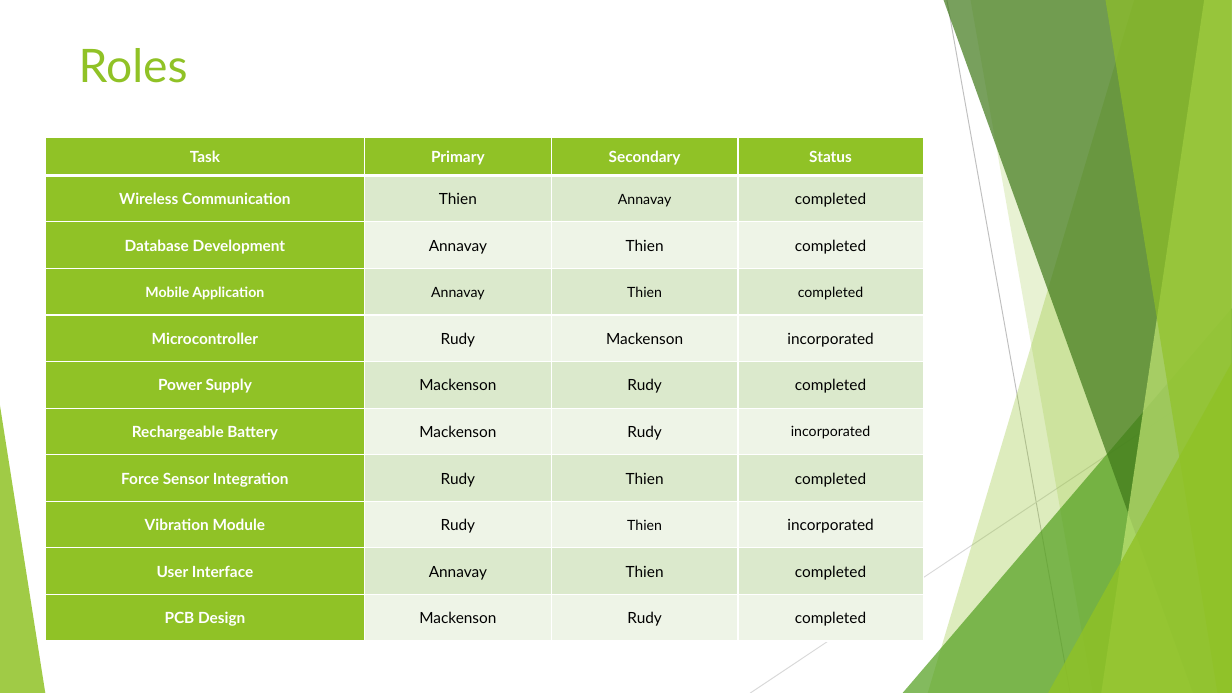
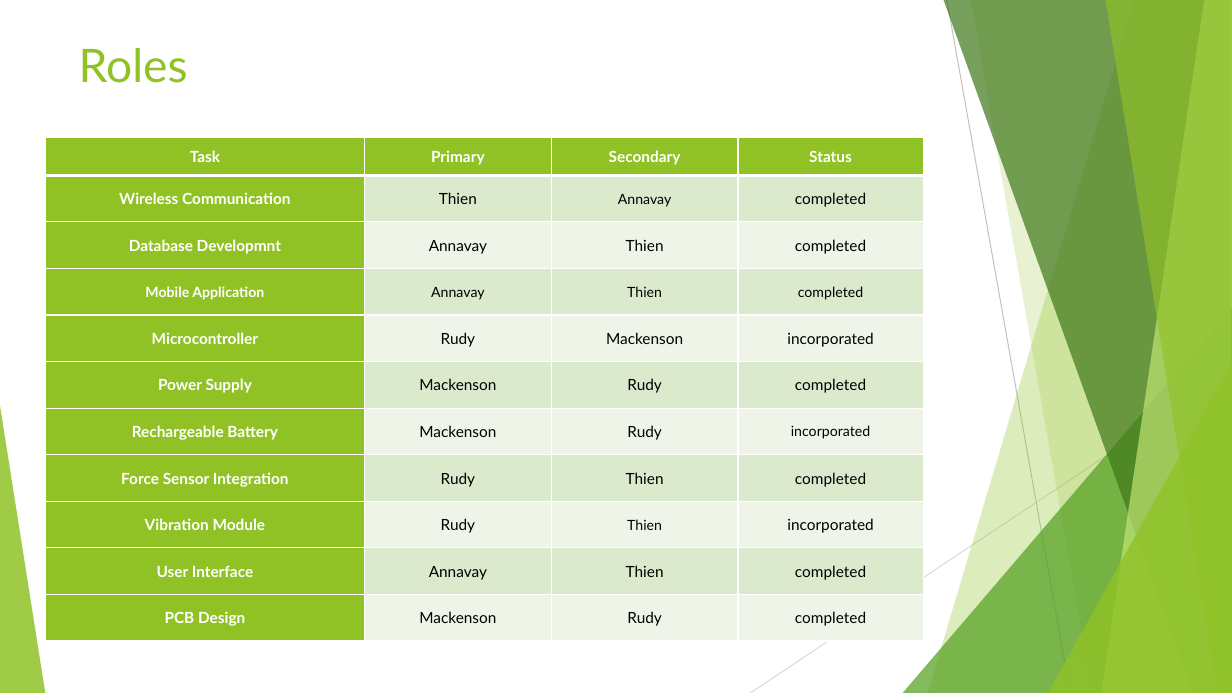
Before and after one commit to annavaykean/seniordesign_protoype, a slide deck: slide 31 of FinalPresentation.pptx (slide 32 before the commit). Drawn at 1232x693 pixels with LibreOffice and Linux fonts; fonts in the diff are those of the drawing. Boxes give left, top, right and bottom in pixels: in the first picture for what was removed or moved away, otherwise in the second. Text is boxed around its words. In the diff, an @@ line names an element or a change of style, - is before the commit and + after.

```diff
--- a/FinalPresentation.pptx
+++ b/FinalPresentation.pptx
@@ table at (45,138,922,641) @@
-row 3, column 1: Database Development
+row 3, column 1: Database Developmnt
```
Also in this commit, not shown: 1 other slide changed, 1 slide removed.
